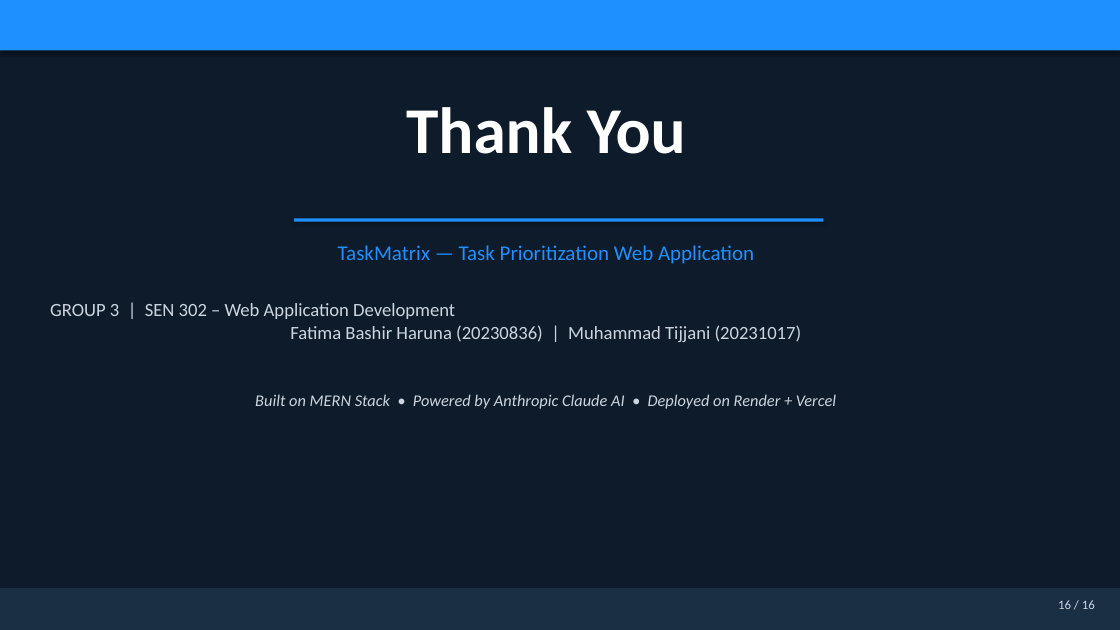
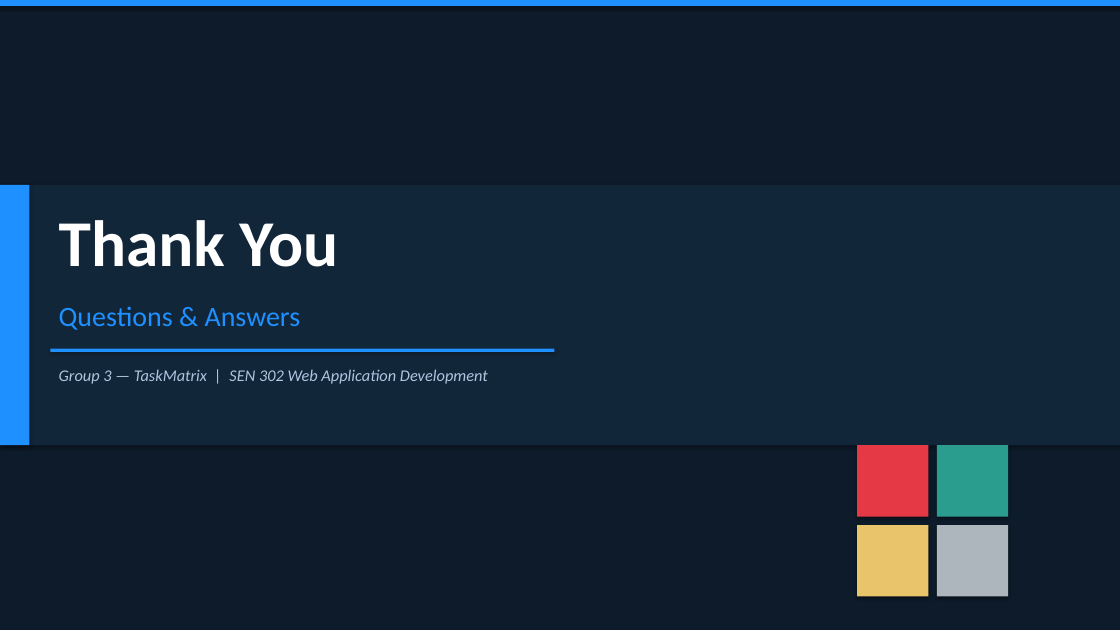
Before and after one commit to FatimahHaruna/TaskMatrix, a slide deck: slide 16 of TaskMatrix_Presentation.pptx. Drawn at 1120x630 pixels with LibreOffice and Linux fonts; fonts in the diff are those of the drawing. Boxes give left, top, right and bottom in pixels: in the first picture for what was removed or moved away, otherwise in the second. Text is boxed around its words. In the diff, an @@ line names an element or a change of style, - is before the commit and + after.

```diff
--- a/TaskMatrix_Presentation.pptx
+++ b/TaskMatrix_Presentation.pptx
@@ background #FFFFFF to #0D1B2A @@
@@ rectangle: place and size @@
-rectangle at box(0, 0, 1120, 50)
+rectangle at box(0, 0, 1120, 6)
@@ rectangle: place and size @@
-rectangle at box(0, 0, 1120, 630)
+rectangle at box(0, 185, 1120, 445)
@@ rectangle at box(0, 185, 1120, 445): fill #0D1B2A to #12263A @@
@@ rectangle added at box(0, 185, 29, 445), fill #1E90FF @@
@@ text "Thank You": place and size @@
-text "Thank You" at box(406, 107, 686, 154)
+text "Thank You" at box(59, 220, 338, 267)
@@ text "Thank You" at box(59, 220, 338, 267): alignment centre to left @@
@@ text removed at box(50, 303, 802, 342) @@
-GROUP 3 | SEN 302 – Web Application Development
-Fatima Bashir Haruna (20230836) | Muhammad Tijjani (20231017)
@@ text added at box(59, 306, 301, 330), 24 pt, text #1E90FF @@
+Questions & Answers
@@ rectangle: place and size @@
-rectangle at box(294, 218, 823, 222)
+rectangle at box(50, 349, 555, 352)
@@ text at box(59, 369, 488, 384): text changed; size 18 to 14 pt; text colour #1E90FF to #B0C4DE; italic on @@
-TaskMatrix — Task Prioritization Web Application
+Group 3 — TaskMatrix | SEN 302 Web Application Development
@@ text removed at box(255, 394, 836, 409) @@
-Built on MERN Stack • Powered by Anthropic Claude AI • Deployed on Render + Vercel
@@ rectangle added at box(857, 445, 928, 517), fill #E63946 @@
@@ rectangle added at box(937, 445, 1008, 517), fill #2A9D8F @@
@@ rectangle added at box(857, 525, 928, 597), fill #E9C46A @@
@@ rectangle added at box(937, 525, 1008, 597), fill #ADB5BD @@
@@ rectangle removed at box(0, 588, 1120, 630) @@
@@ text removed at box(1058, 600, 1095, 609) @@
-16 / 16
```
Also in this commit, not shown: 3 other slides changed, 12 slides added, 12 slides removed.
